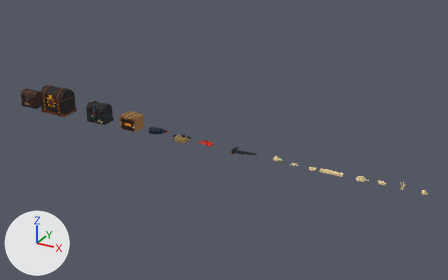
The glTF model creative/3d-finds/finds_kit/exports/tb_finds_kit.three-web-toon.glb as it was, and as the next commit left it.
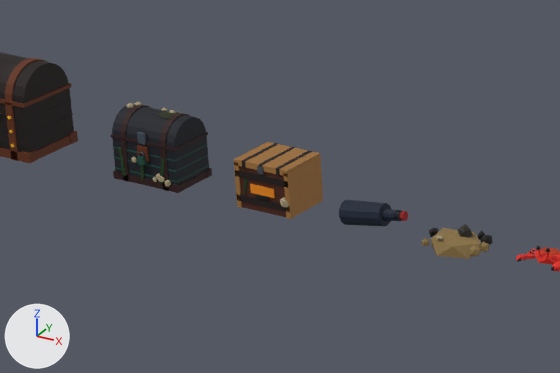
The first picture shows the older version from a 50 mm lens placed at (34.3, -32.1, 16.7), pointed at (16.3, 0.7, 0.3). The close-ups show the older and then the newer version on the part from 12% to 47% of the width and 26% to 62% of the height of that picture. Only the edits that show in the close-ups are written down. The axes (+X, +Y, +Z) are drawn at lower left. The lights are the same throughout. Where no turn or scale is listed for an object, it has been applied to the vertices. Vertices at exactly the same position are counted once.

Names of what the first close-up shows: 'chest_grand_body', 'chest_grand_lid', 'chest_sea_body', 'chest_sea_lid', 'crab_body', 'crate_find_body', 'crate_find_lid', 'dig_mound', 'msg_bottle_glass' and 1 more.
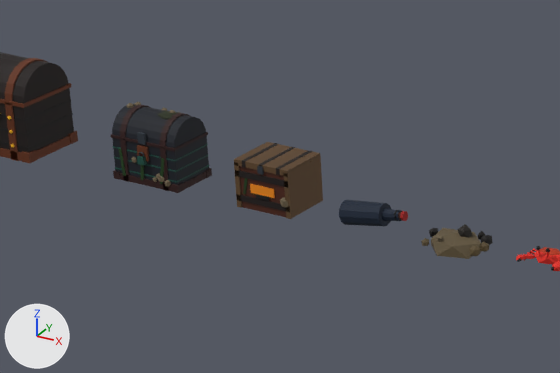
The change, as a list of edits to the scene's bpy script:
```text
Change mat_tbf_barnacle:
    where n2 = _N.new('ShaderNodeMix'); n2.name = 'Mix'
    n2.inputs[7].default_value: (0.624, 0.565, 0.434, 1.0) -> (0.371, 0.323, 0.238, 1.0)  # 'B', pale yellow #cfc6b0 -> 'B', beige #a49a86
Change mat_tbf_paint:
    where n2 = _N.new('ShaderNodeMix'); n2.name = 'Mix'
    n2.inputs[7].default_value: (0.485, 0.392, 0.223, 1.0) -> (0.296, 0.242, 0.144, 1.0)  # 'B', beige #b9a882 -> 'B', brown #94876a
Change mat_tbf_wood:
    where n2 = _N.new('ShaderNodeMix'); n2.name = 'Mix'
    n2.inputs[7].default_value: (0.584, 0.397, 0.195, 1.0) -> (0.323, 0.231, 0.133, 1.0)  # 'B', brown #c9a97a -> 'B', brown #9a8466
Change mat_tbf_sand:
    where n2 = _N.new('ShaderNodeMix'); n2.name = 'Mix'
    n2.inputs[7].default_value: (0.485, 0.392, 0.223, 1.0) -> (0.323, 0.275, 0.188, 1.0)  # 'B', beige #b9a882 -> 'B', brown #9a8f78
Change me_chest_sea_body:
    where me_chest_sea_body.from_pydata(...)  # 360 vertices, 588 faces; spans x -0.8..0.8, y -0.62..0.56, z -0.01..0.93
    used by ob_chest_sea_body; location = (6.5, 0.0, 0.0)
    me_chest_sea_body part 1: 126 faces centred in x -0.59..0.61, y -0.55..0.55, z 0.09..0.58 are repainted in the vertex colours; the middle colour goes from pale yellow #d1c8b1 to beige #a59b87
Change me_crate_find_body:
    where me_crate_find_body.from_pydata(...)  # 76 vertices, 116 faces; spans x -0.63..0.63, y -0.564..0.525, z 0.0..0.92
    used by ob_crate_find_body; location = (9.36, 0.0, 0.0)
    me_crate_find_body part 2: 24 faces centred in x -0.63..0.63, y -0.525..0.525, z 0.0..0.92 are repainted in the vertex colours; the middle colour goes from brown #c8a97a to brown #9a8466
    me_crate_find_body part 3: 12 faces centred in x 0.409..0.598, y -0.556..-0.468, z 0.225..0.377 are repainted in the vertex colours; the middle colour goes from pale yellow #cdc4ae to beige #a29885
Change me_crate_find_lid:
    where me_crate_find_lid.from_pydata(...)  # 40 vertices, 60 faces; spans x -0.625..0.625, y -1.07..0.01, z -0.115..0.065
    used by ob_crate_find_lid; location = (9.36, 0.52, 0.92)
    me_crate_find_lid part 4: 12 faces centred in x -0.625..0.625, y -1.045..0.005, z -0.06..0.06 are repainted in the vertex colours; the middle colour goes from brown #c8a87a to brown #998366
Change me_dig_mound:
    where me_dig_mound.from_pydata(...)  # 108 vertices, 180 faces; spans x -0.656..0.696, y -0.407..0.526, z -0.257..0.388
    used by ob_dig_mound; location = (13.36, 0.0, 0.0)
    me_dig_mound part 5: 80 faces centred in x -0.522..0.682, y -0.391..0.351, z -0.167..0.153 are repainted in the vertex colours; the middle colour goes from beige #b9a882 to yellow #978c71
```

What differs and where, as boxes [x1, y1, x2, y2] in the close-ups (560 x 373 px):
'crate_find_body', surface changed, recoloured (darker)
    both: [234, 156, 323, 219]
'crate_find_lid', surface changed, recoloured (darker)
    both: [234, 142, 320, 176]
'dig_mound', surface changed, recoloured (darker)
    both: [421, 228, 492, 259]
part 1 of me_chest_sea_body, recoloured
    both: [131, 157, 171, 186]
part 2 of me_crate_find_body, recoloured (darker)
    both: [234, 156, 323, 219]
part 3 of me_crate_find_body, recoloured
    both: [280, 197, 288, 208]
part 5 of me_dig_mound, recoloured (darker)
    both: [421, 228, 489, 259]
